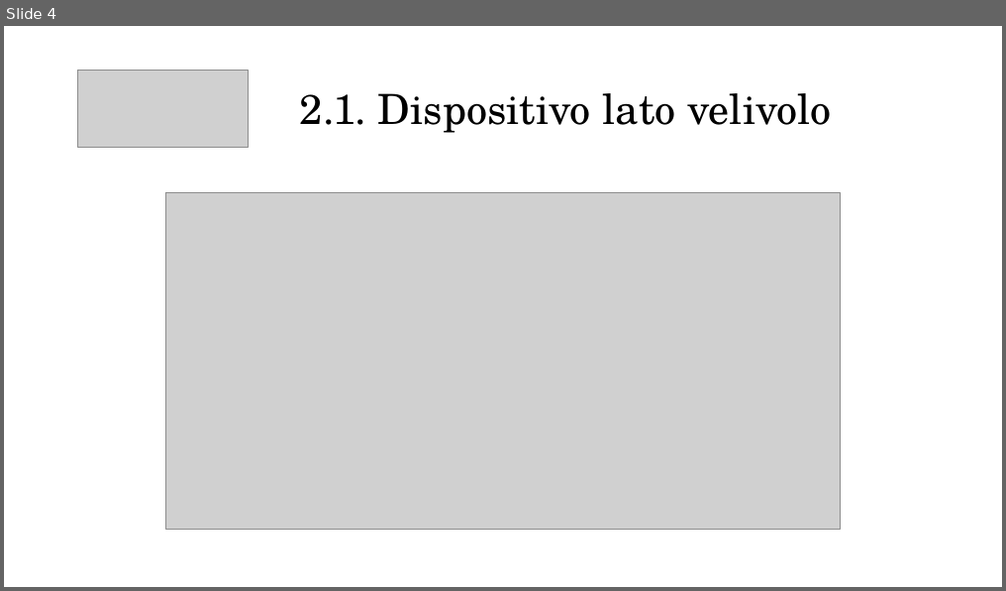
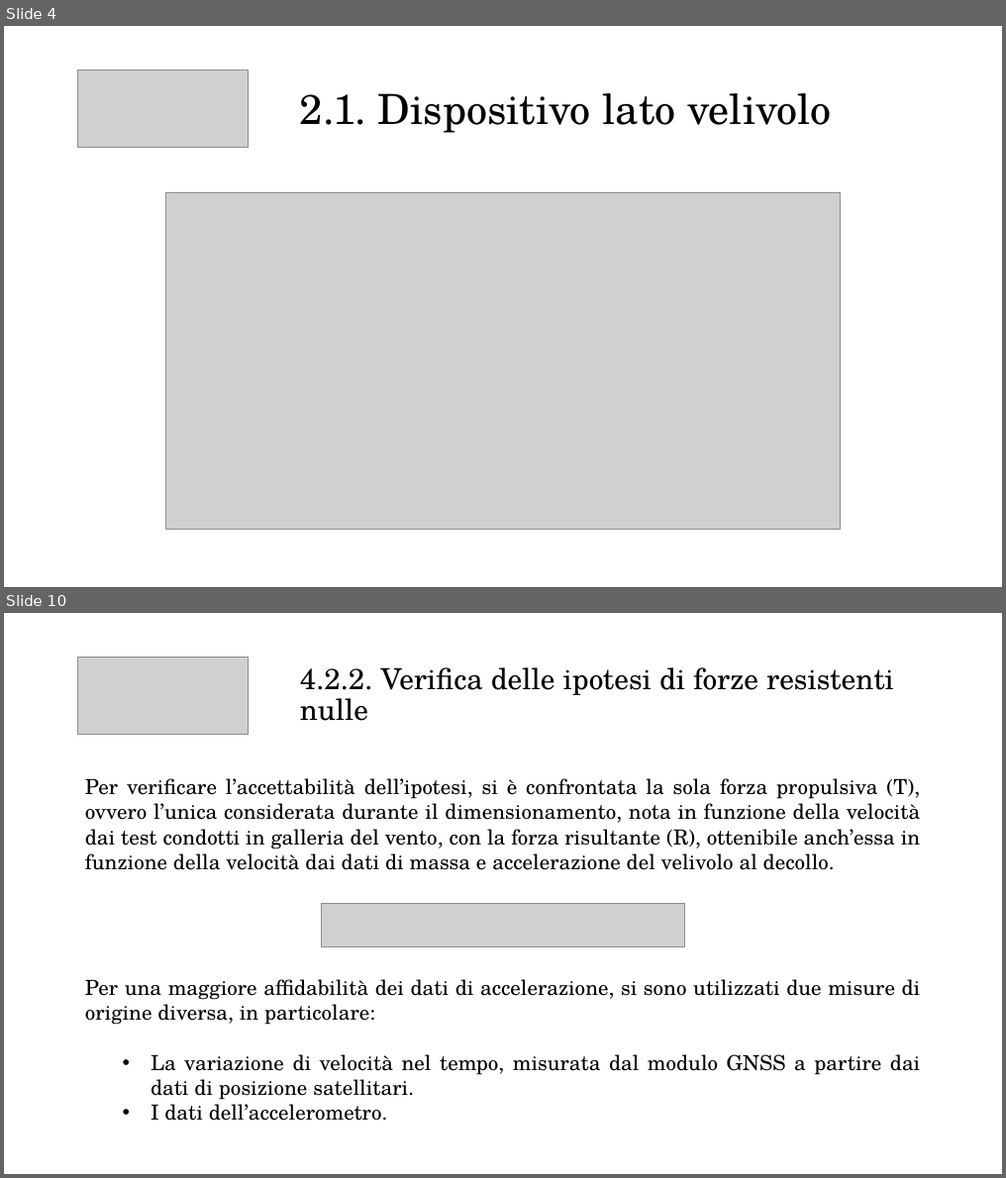
Before and after one commit to emanuele-cason/Tesi, a slide deck: Presentazione/Presentazione relazione.pptx. Shown one above the other, each under a label of ours: slide 4 before the commit, slides 4 and 10 after it; the slides between them are not shown. The pictures are 1006x591 and 1006x1178 pixels, drawn with LibreOffice and Linux fonts; fonts in the diff are those of the drawing; grey boxes stand for pictures. Boxes give left, top, right and bottom in pixels: in the first picture for what was removed or moved away, otherwise in the second. Text is boxed around its words. In the diff, an @@ line names an element or a change of style, - is before the commit and + after.

```diff
--- a/Presentazione/Presentazione relazione.pptx
+++ b/Presentazione/Presentazione relazione.pptx
@@ slide 10 added at [4,613,1002,1174], background #FFFFFF @@
@@ picture added at [77,658,248,735] @@
@@ text added at [300,667,894,721], 28 pt, text #000000 @@
+4.2.2. Verifica delle ipotesi di forze resistenti nulle
@@ text added at [85,778,920,870], 20 pt, text #000000 @@
+Per verificare l’accettabilità dell’ipotesi, si è confrontata la sola forza propulsiva (T), ovvero l’unica considerata durante il dimensionamento, nota in funzione della velocità dai test condotti in galleria del vento, con la forza risultante (R), ottenibile anch’essa in funzione della velocità dai dati di massa e accelerazione del velivolo al decollo.
@@ picture added at [322,903,685,947] @@
@@ text added at [85,979,921,1121], 20 pt, text #000000 @@
+Per una maggiore affidabilità dei dati di accelerazione, si sono utilizzati due misure di origine diversa, in particolare:
+  • La variazione di velocità nel tempo, misurata dal modulo GNSS a partire dai dati di posizione satellitari.
+  • I dati dell’accelerometro.
```
Also in this commit, not shown: 3 slides changed, 5 other slides added, 4 other files.
